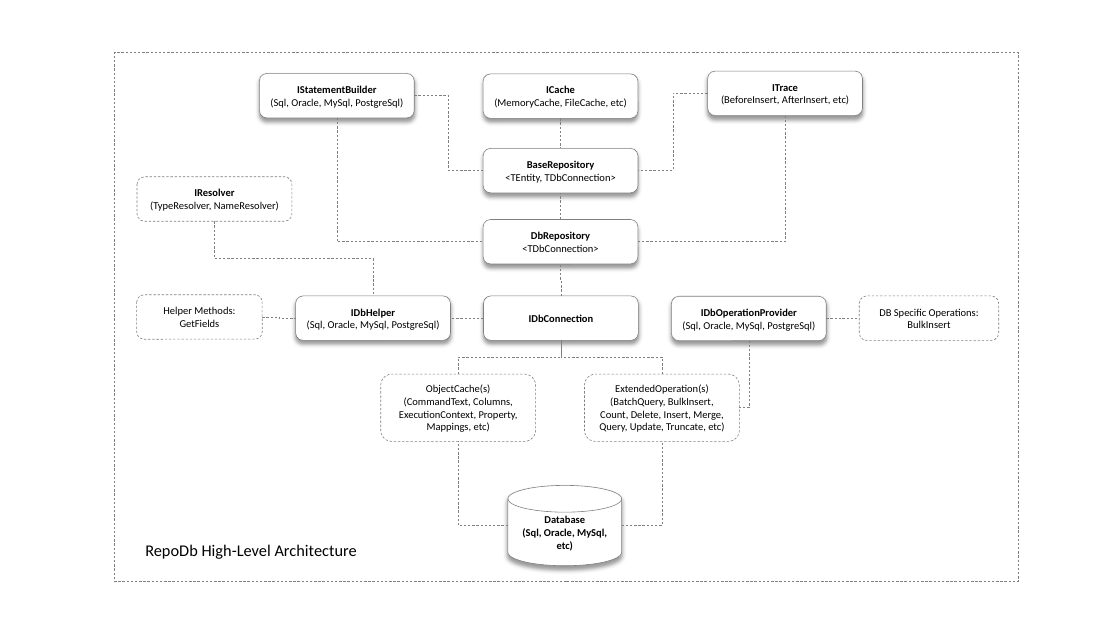
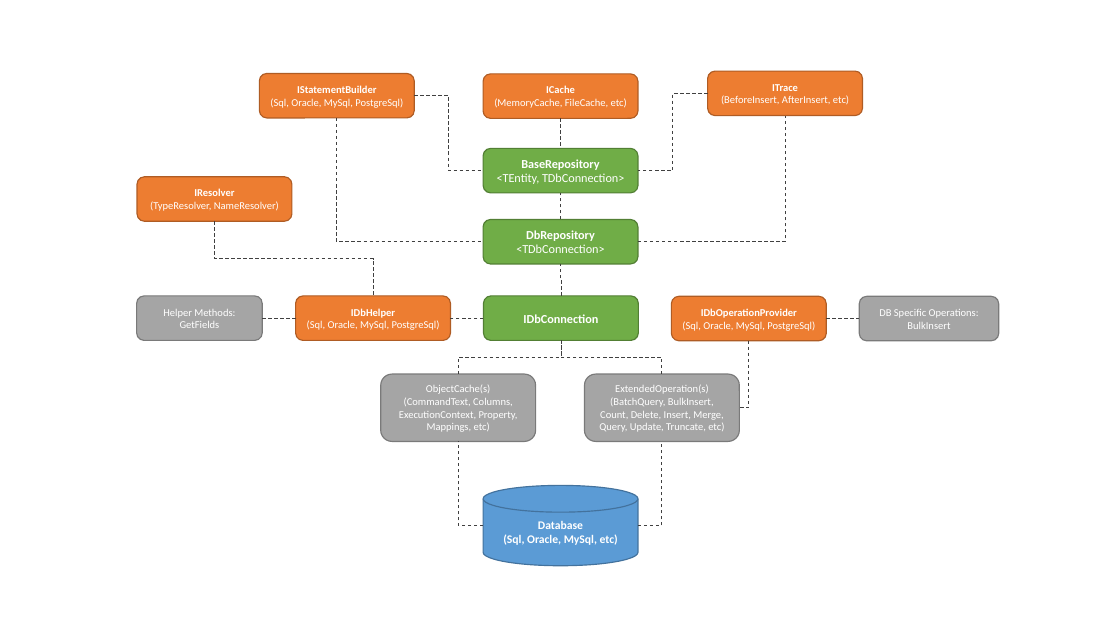
Before and after one commit to mikependon/RepoDB, a slide deck: slide 1 of RepoDb.Wiki/Files/HLA.pptx. Drawn at 1120x630 pixels with LibreOffice and Linux fonts; fonts in the diff are those of the drawing. Boxes give left, top, right and bottom in pixels: in the first picture for what was removed or moved away, otherwise in the second. Text is boxed around its words. In the diff, an @@ line names an element or a change of style, - is before the commit and + after.

```diff
--- a/RepoDb.Wiki/Files/HLA.pptx
+++ b/RepoDb.Wiki/Files/HLA.pptx
@@ rectangle removed at [114, 52, 1018, 581] @@
@@ elbow line (337, 118) - (483, 242): stroke #808080 0.5 pt dashed to #404040 0.75 pt dashed @@
@@ elbow line (414, 96) - (483, 171): stroke #808080 0.5 pt dashed to #404040 0.75 pt dashed @@
@@ elbow line (560, 118) - (560, 149): stroke #808080 0.5 pt dashed to #404040 0.75 pt dashed @@
@@ elbow line (638, 242) - (786, 116): stroke #808080 0.5 pt dashed to #404040 0.75 pt dashed @@
@@ elbow line (707, 93) - (639, 171): stroke #808080 0.5 pt dashed to #404040 0.75 pt dashed @@
@@ size 9 to 10.5 pt, text colour #000000 to #FFFFFF; fill #FFFFFF to #70AD47; outline #808080 0.5 pt to #538035 1 pt; shadow off in 3 elements at [484, 296, 639, 340], [483, 219, 638, 264], [483, 149, 638, 193] @@
@@ rounded rectangle "IResolver" at [137, 176, 292, 221]: text colour #000000 to #FFFFFF; fill none to #ED7D31; outline #808080 0.5 pt dashed to #AF5C24 1 pt @@
@@ elbow line (560, 219) - (560, 193): stroke #808080 0.5 pt dashed to #404040 0.75 pt dashed @@
@@ elbow line (214, 221) - (373, 296): stroke #808080 0.5 pt dashed to #404040 0.75 pt dashed @@
@@ elbow line (561, 296) - (560, 264): stroke #808080 0.5 pt dashed to #404040 0.75 pt dashed @@
@@ text colour #000000 to #FFFFFF; fill #FFFFFF to #ED7D31; outline #808080 0.5 pt to #AF5C24 1 pt; shadow off in 5 elements at [707, 71, 862, 116], [671, 297, 826, 341], [260, 73, 414, 118], [483, 74, 638, 118], [296, 296, 450, 340] @@
@@ text colour #000000 to #FFFFFF; fill none to #A5A5A5; outline #808080 0.5 pt dashed to #7A7A7A 1 pt in 4 elements at [381, 374, 535, 441], [585, 374, 739, 441], [137, 296, 262, 340], [860, 297, 999, 341] @@
@@ elbow line (262, 318) - (296, 318): stroke #808080 0.5 pt dashed to #404040 0.75 pt dashed; route changed @@
@@ elbow line (484, 318) - (450, 318): stroke #808080 0.5 pt dashed to #404040 0.75 pt dashed @@
@@ elbow line (827, 318) - (860, 318): stroke #808080 0.5 pt dashed to #404040 0.75 pt dashed @@
@@ elbow line (458, 374) - (561, 340): stroke #808080 0.5 pt dashed to #404040 0.75 pt dashed @@
@@ elbow line (662, 374) - (561, 340): stroke #808080 0.5 pt dashed to #404040 0.75 pt dashed @@
@@ elbow line (749, 341) - (739, 408): stroke #808080 0.5 pt dashed to #404040 0.75 pt dashed @@
@@ elbow line moved from (508, 526) - (458, 442) to (483, 526) - (458, 442) @@
@@ elbow line (483, 526) - (458, 442): stroke #808080 0.5 pt dashed to #404040 0.75 pt dashed @@
@@ elbow line moved from (622, 526) - (662, 442) to (638, 526) - (662, 442) @@
@@ elbow line (638, 526) - (662, 442): stroke #808080 0.5 pt dashed to #404040 0.75 pt dashed @@
@@ cylinder "Database": place and size @@
-cylinder "Database" at [508, 486, 622, 566]
+cylinder "Database" at [483, 486, 638, 566]
@@ cylinder "Database" at [483, 486, 638, 566]: size 9 to 10 pt, text colour #000000 to #FFFFFF; fill #FFFFFF to #5B9BD5; outline #808080 0.5 pt to #43739E 1 pt; shadow off @@
@@ text removed at [145, 544, 357, 559] @@
-RepoDb High-Level Architecture
```
Also in this commit, not shown: 1 other file.
